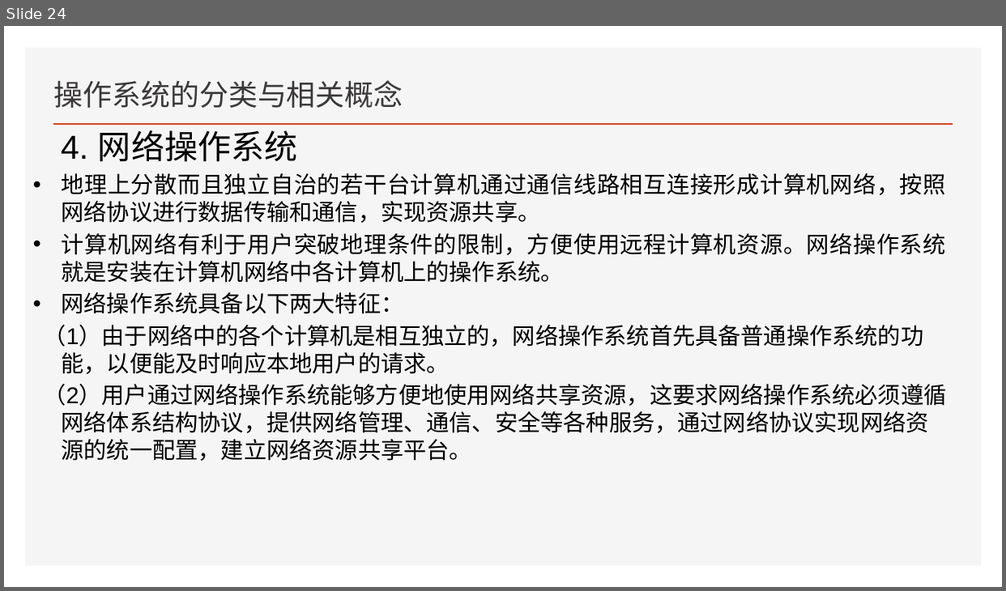
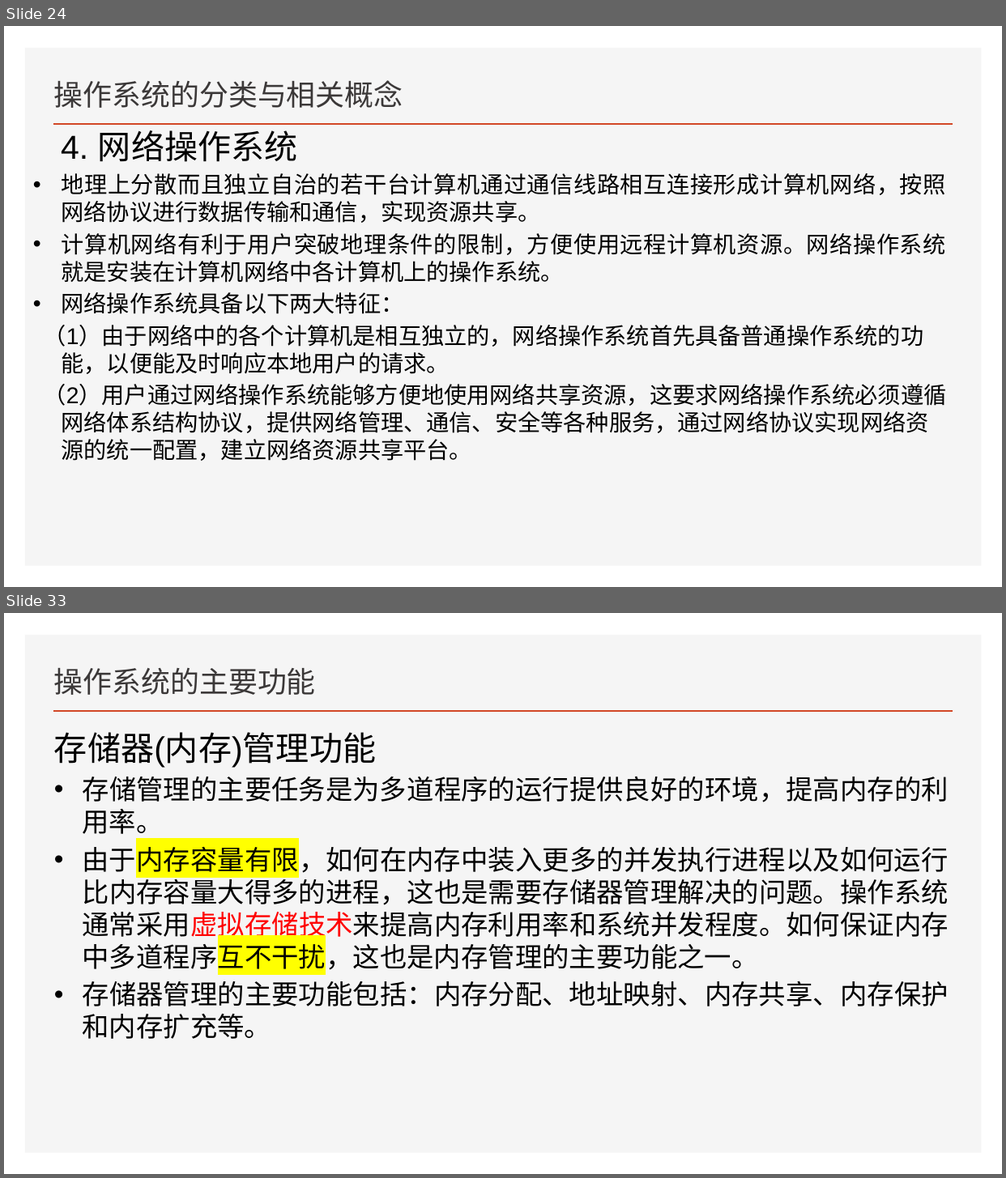
Before and after one commit to FourierAI/Operating-system, a slide deck: 导论/操作系统.pptx. Shown one above the other, each under a label of ours: slide 24 before the commit, slides 24 and 33 after it; the slides between them are not shown. The pictures are 1006x591 and 1006x1178 pixels, drawn with LibreOffice and Linux fonts; fonts in the diff are those of the drawing. Boxes give left, top, right and bottom in pixels: in the first picture for what was removed or moved away, otherwise in the second. Text is boxed around its words. In the diff, an @@ line names an element or a change of style, - is before the commit and + after.

```diff
--- a/导论/操作系统.pptx
+++ b/导论/操作系统.pptx
@@ slide 33 added at (4,613,1002,1174), background #FFFFFF; not listed: 2 template elements that a slide beside it also shows @@
@@ title added at (54,668,316,695), 28 pt, text #3B3838 @@
+操作系统的主要功能
@@ text added at (54,732,948,1039), 26 pt, text #000000 @@
+存储器(内存)管理功能
+• 存储管理的主要任务是为多道程序的运行提供良好的环境，提高内存的利用率。
+• 由于内存容量有限，如何在内存中装入更多的并发执行进程以及如何运行比内存容量大得多的进程，这也是需要存储器管理解决的问题。操作系统通常采用虚拟存储技术来提高内存利用率和系统并发程度。如何保证内存中多道程序互不干扰，这也是内存管理的主要功能之一。
+• 存储器管理的主要功能包括：内存分配、地址映射、内存共享、内存保护和内存扩充等。
```
Also in this commit, not shown: 2 slides changed, 18 other slides added.
